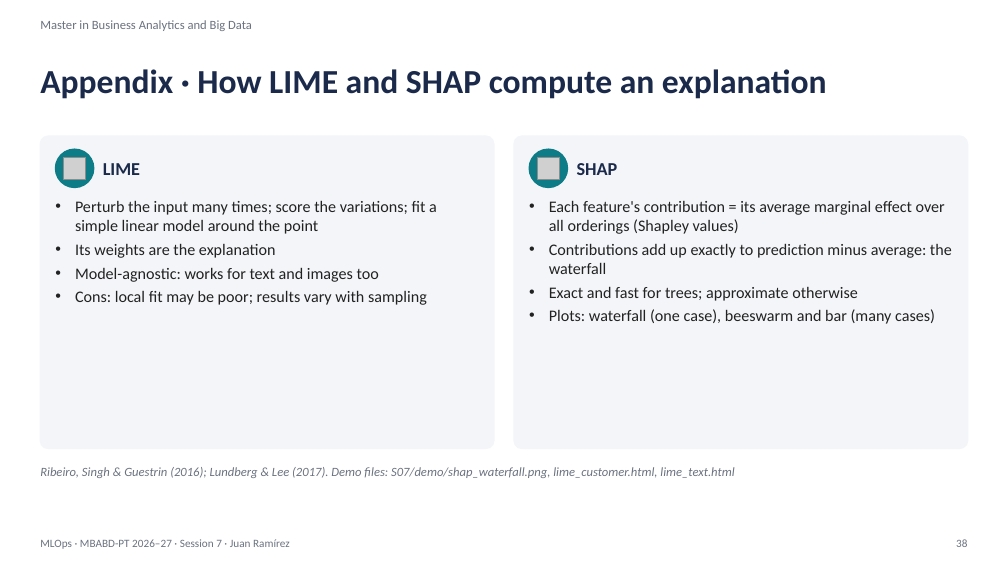
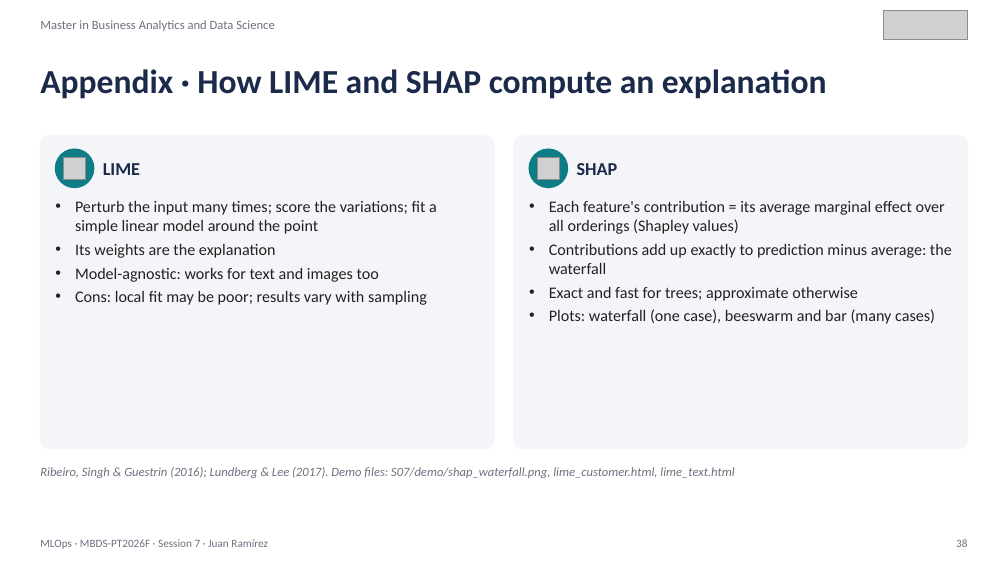
Before and after one commit to juanmaramirezgarcia/mlops-2026-27, a slide deck: slide 38 of 2026-27/S07/MLOps_S07_Monitoring_XAI_ResponsibleAI.pptx. Drawn at 1008x567 pixels with LibreOffice and Linux fonts; fonts in the diff are those of the drawing; grey boxes stand for pictures. Boxes give left, top, right and bottom in pixels: in the first picture for what was removed or moved away, otherwise in the second. Text is boxed around its words. In the diff, an @@ line names an element or a change of style, - is before the commit and + after.

Commit message:
Rebrand: Master in Business Analytics and Data Science, MBDS-PT2026F, IE logo

```diff
--- a/2026-27/S07/MLOps_S07_Monitoring_XAI_ResponsibleAI.pptx
+++ b/2026-27/S07/MLOps_S07_Monitoring_XAI_ResponsibleAI.pptx
@@ text at (40, 20, 275, 31): text changed @@
-Master in Business Analytics and Big Data
+Master in Business Analytics and Data Science
@@ picture added at (883, 10, 968, 39) @@
@@ text at (40, 539, 268, 549): text changed @@
-MLOps · MBABD-PT 2026–27 · Session 7 · Juan Ramírez
+MLOps · MBDS-PT2026F · Session 7 · Juan Ramírez
```
Also in this commit, not shown: 39 other slides changed, 14 other files.
